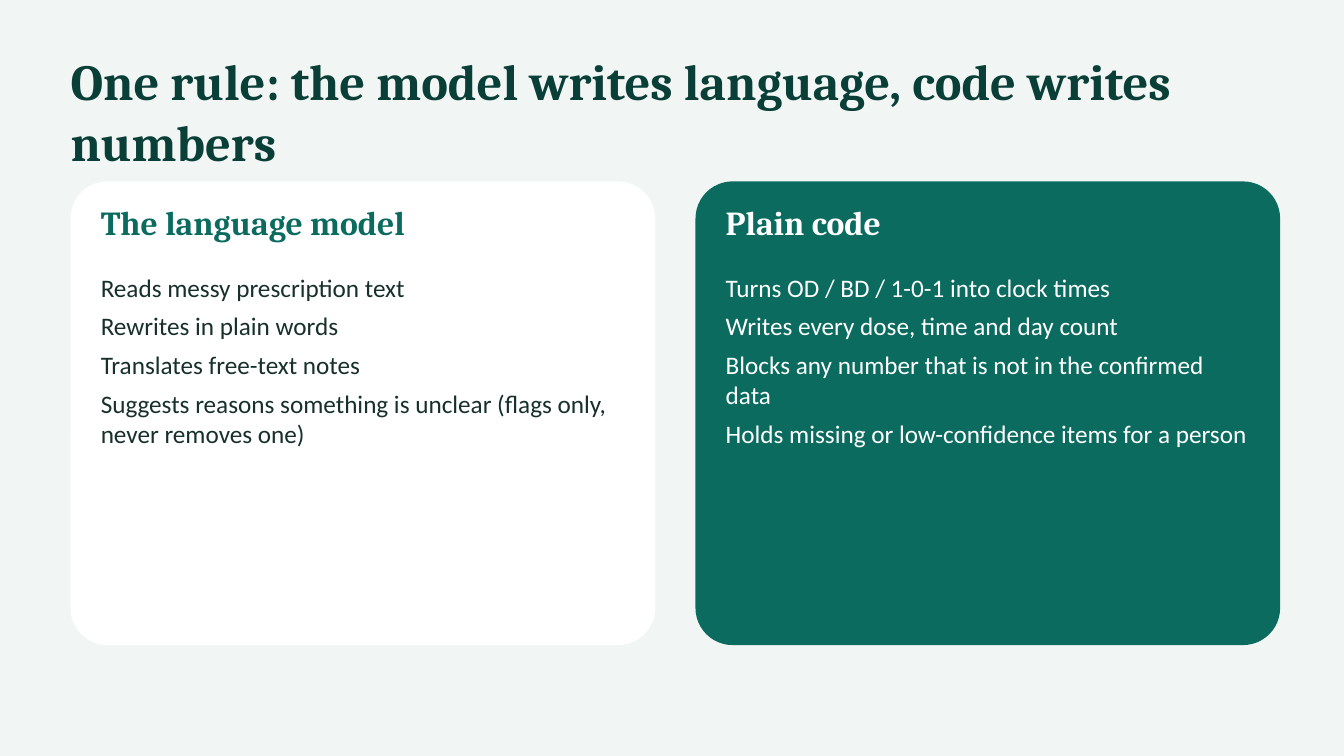
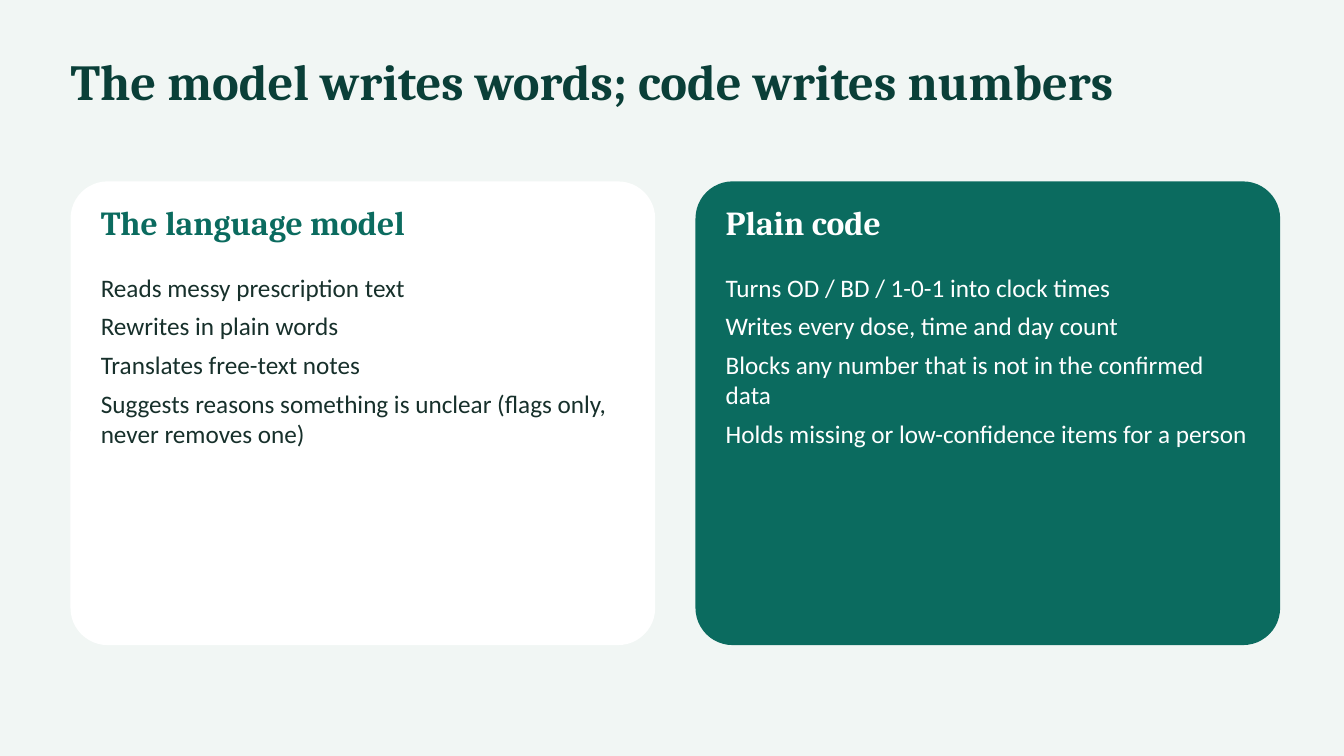
Before and after one commit to Sanjay2408/MedSaarthi-AI, a slide deck: slide 3 of docs/MedSaarthi_Jury_Deck.pptx. Drawn at 1344x756 pixels with LibreOffice and Linux fonts; fonts in the diff are those of the drawing. Boxes give left, top, right and bottom in pixels: in the first picture for what was removed or moved away, otherwise in the second. Text is boxed around its words. In the diff, an @@ line names an element or a change of style, - is before the commit and + after.

```diff
--- a/docs/MedSaarthi_Jury_Deck.pptx
+++ b/docs/MedSaarthi_Jury_Deck.pptx
@@ text at (71,65,1114,107): text changed @@
-One rule: the model writes language, code writes numbers
+The model writes words; code writes numbers
```
Also in this commit, not shown: 3 other slides changed, 36 other files.
